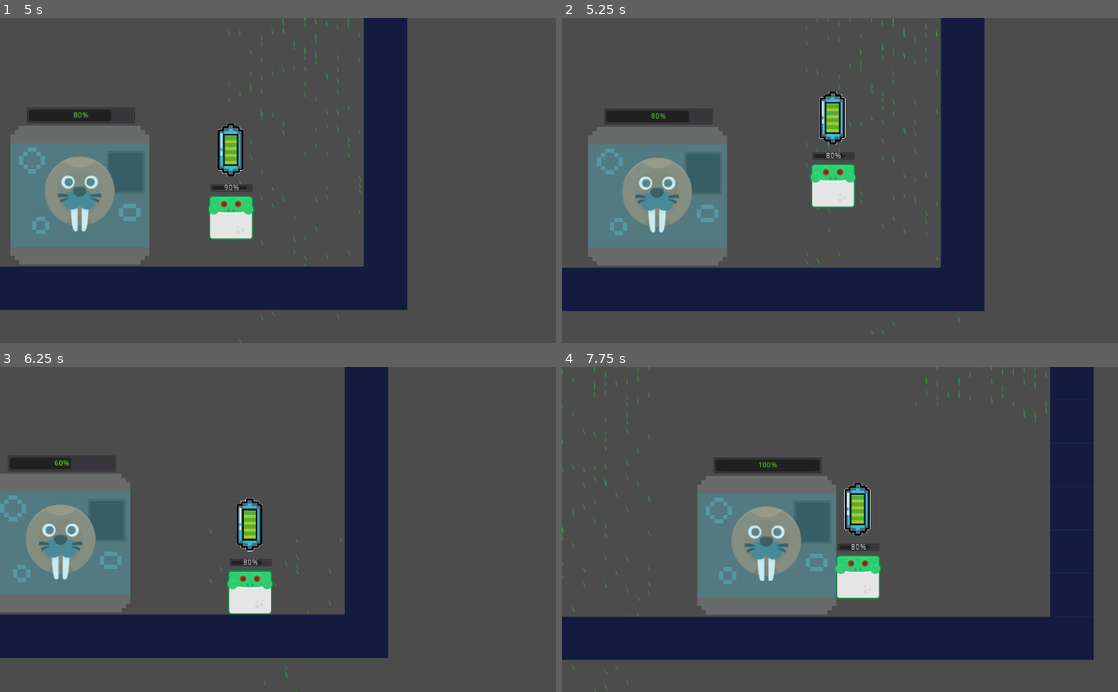
Above: before the commit, frames 1-4 (two rows, left to right).
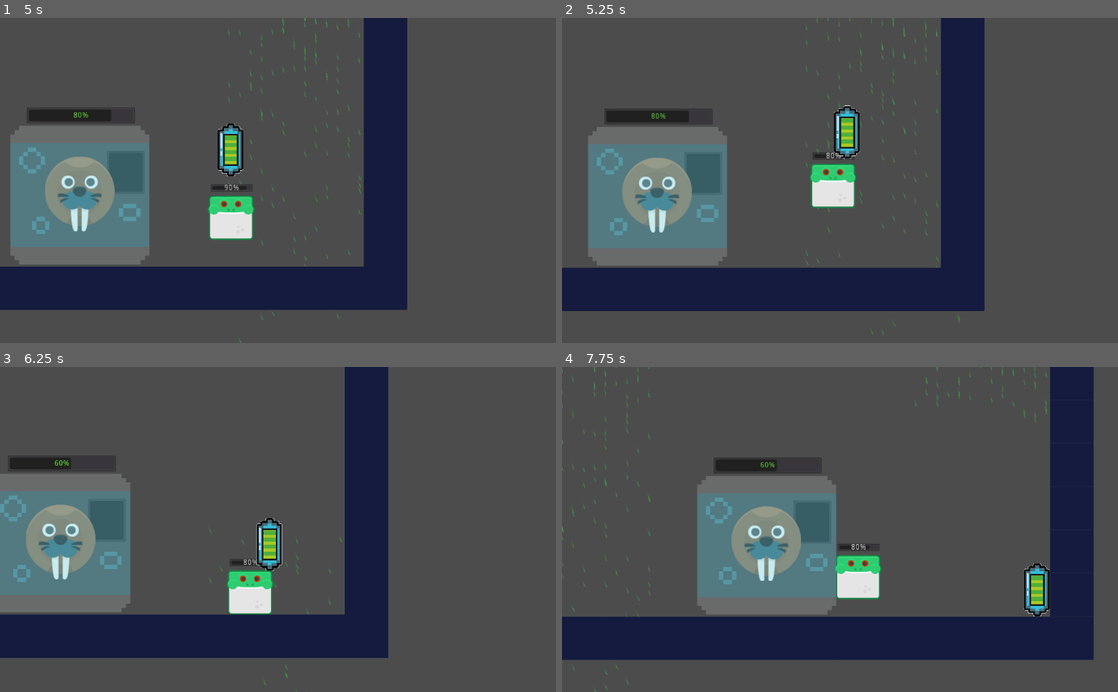
Above: after the commit, the same moments.

Repository: mapedorr/Llubiateria
Game: Godot game, scene res://Game.tscn
Two runs of this game, one before a commit and one after it. Both use one fixed random seed, a clock stepped at 60 frames per second and the inputs below.
Inputs:
- Up to frame 1 (5 s): hold W (jump) 0.53-1.28 s; hold D (move_right) 0.53-2.03 s; tap F (Fire, bound only after the commit) at 0.6, 1.55, 2.1, 2.85, 4.35 s; tap W (jump) at 1.35, 1.52, 1.82, 3.02, 3.32, 4.52, 4.82 s; hold A (move_left) 2.03-2.78 s; hold W (jump) 2.03-2.78 s; hold D (move_right) 2.78-4.28 s; hold W (jump) 3.53-4.28 s; hold A (move_left) from 4.28 s (still down)
- Up to frame 2 (5.25 s): release A (move_left) at 5.03 s; hold D (move_right) from 5.03 s (still down); hold W (jump) from 5.03 s (still down); tap F (Fire, bound only after the commit) at 5.1 s
- Up to frame 3 (6.25 s): release D (move_right) at 5.78 s; release W (jump) at 5.78 s; hold A (move_left) from 5.78 s (still down); tap W (jump) at 5.85, 6.02 s; tap F (Fire, bound only after the commit) at 6.05 s
- Up to frame 4 (7.75 s): tap W (jump) at 6.32, 7.52 s; hold W (jump) 6.53-7.28 s; tap F (Fire, bound only after the commit) at 6.6, 7.35 s; release A (move_left) at 7.28 s; hold D (move_right) from 7.28 s (still down)

Frame 1 is identical in both runs. In frame 2, 1.1% of the frame differs, in the area x 46-54%, y 22-44%; in frame 3, 1.3%; in frame 4, 1.6%, in the area x 35-88%, y 28-77%.

Commit message:
first iteration grab and drop

Diff:
--- a/Battery/Battery.gd
+++ b/Battery/Battery.gd
@@ -1,13 +1,28 @@
 extends KinematicBody2D
 
-# Declare member variables here. Examples:
-# var a = 2
-# var b = "text"
+export (int) var object_gravity = 5
+export (int) var object_speed = 5
+export (float) var object_angle = 350
+
+var _gravity = 10
+var _movement = Vector2()
+var object_thrown = false
+var directional_force = Vector2()
+var original_pos
+
 
 # Called when the node enters the scene tree for the first time.
 func _ready():
-	pass # Replace with function body.
+	$Pickable.connect("body_entered", self, "_on_body_entered")
+func _process(delta):
+	if object_thrown:
+		move_and_slide(Vector2 (200,200), Vector2(0,-10))
+func throw_object(position):
+	original_pos = position
+	object_thrown = true
 
-# Called every frame. 'delta' is the elapsed time since the previous frame.
-#func _process(delta):
-#	pass
+func _on_body_entered(other):
+	if other.get_name() == "PC":
+		set_position(original_pos)
+		object_thrown = false
+		other.object_taken = true
--- a/Battery/Battery.tscn
+++ b/Battery/Battery.tscn
@@ -1,13 +1,24 @@
-[gd_scene load_steps=4 format=2]
+[gd_scene load_steps=5 format=2]
 
 [ext_resource path="res://Battery/Battery.gd" type="Script" id=1]
 [ext_resource path="res://Battery/pila.png" type="Texture" id=2]
+
+[sub_resource type="RectangleShape2D" id=2]
+extents = Vector2( 91.2995, 178.131 )
 
 [sub_resource type="RectangleShape2D" id=1]
 extents = Vector2( 25.0681, 48.8814 )
 
 [node name="Battery" type="KinematicBody2D"]
+collision_mask = 4
 script = ExtResource( 1 )
+
+[node name="Pickable" type="Area2D" parent="."]
+editor/display_folded = true
+scale = Vector2( 0.15, 0.15 )
+
+[node name="CollisionShape2D" type="CollisionShape2D" parent="Pickable"]
+shape = SubResource( 2 )
 
 [node name="CollisionShape2D" type="CollisionShape2D" parent="."]
 position = Vector2( -1.326, 3 )
--- a/Characters/PC/PC.gd
+++ b/Characters/PC/PC.gd
@@ -4,6 +4,7 @@
 var can_take_battery = false
 var battery_resource = load("res://Battery/Battery.tscn")
 var battery = null
+var object_taken = false
 
 func _ready():
 	Events.connect("damage_inflicted", self, "damage_character")
@@ -17,6 +18,9 @@
 	if can_take_battery and Input.is_action_just_pressed("jump"):
 		self.take_battery()
 		return
+	if Input.is_action_just_pressed("Fire"):
+		if can_take_battery == false:
+			throw_battery()
 	var is_jump_interrupted = Input.is_action_just_released("jump") and _velocity.y < 0.0
 	$Health.value = health
 	var direction: = get_direction()
@@ -61,3 +65,10 @@
 	add_child(battery)
 	Events.emit_signal("battery_taken")
 	can_take_battery = false
+	object_taken = true
+
+func throw_battery():
+	if object_taken:
+		print ('este man no sabe hacer nada')
+		$Battery.throw_object($BatteryLocation.get_position())
+		object_taken = false
--- a/Game.tscn
+++ b/Game.tscn
@@ -41,7 +41,6 @@
 rain_duration = 3
 
 [node name="TEMP" type="TileMap" parent="."]
-editor/display_folded = true
 tile_set = SubResource( 2 )
 cell_size = Vector2( 80, 80 )
 collision_layer = 4
--- /dev/null
+++ b/default_bus_layout.tres
@@ -0,0 +1,4 @@
+[gd_resource type="AudioBusLayout" format=2]
+
+[resource]
+bus/0/mute = true
--- a/project.godot
+++ b/project.godot
@@ -60,6 +60,11 @@
 , Object(InputEventJoypadButton,"resource_local_to_scene":false,"resource_name":"","device":0,"button_index":0,"pressure":0.0,"pressed":false,"script":null)
  ]
 }
+Fire={
+"deadzone": 0.5,
+"events": [ Object(InputEventKey,"resource_local_to_scene":false,"resource_name":"","device":0,"alt":false,"shift":false,"control":false,"meta":false,"command":false,"pressed":false,"scancode":70,"unicode":0,"echo":false,"script":null)
+ ]
+}
 
 [layer_names]
 
